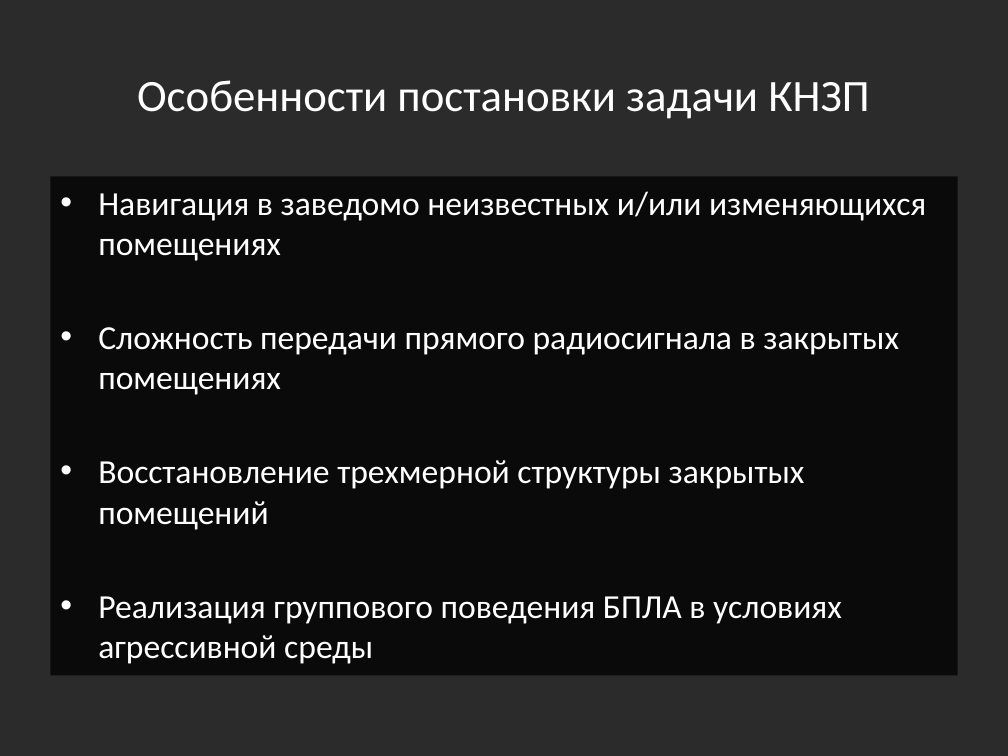
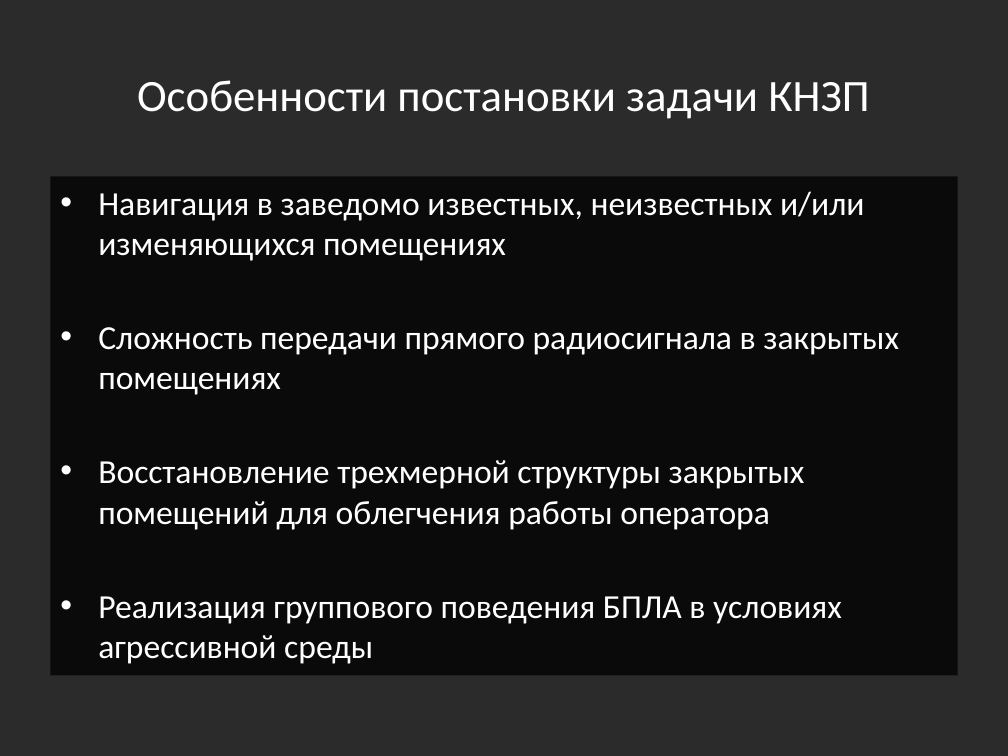
Before and after one commit to yaceq/quadro-xds, a slide deck: slide 4 of Docs/Medias2012_dhg.pptx. Drawn at 1008x756 pixels with LibreOffice and Linux fonts; fonts in the diff are those of the drawing; background and template pictures are left out; a plain dark background stands for a picture behind light text. Boxes give left, top, right and bottom in pixels: in the first picture for what was removed or moved away, otherwise in the second. Text is boxed around its words. In the diff, an @@ line names an element or a change of style, - is before the commit and + after.

Commit message:
zxc

```diff
--- a/Docs/Medias2012_dhg.pptx
+++ b/Docs/Medias2012_dhg.pptx
@@ text at [98,191,865,261]: text changed @@
-• Навигация в заведомо неизвестных и/или изменяющихся помещениях
+• Навигация в заведомо известных, неизвестных и/или изменяющихся помещениях
@@ text at [98,460,805,530]: text changed @@
-• Восстановление трехмерной структуры закрытых помещений
+• Восстановление трехмерной структуры закрытых помещений для облегчения работы оператора
```
Also in this commit, not shown: 5 other slides changed, 4 slides added.
